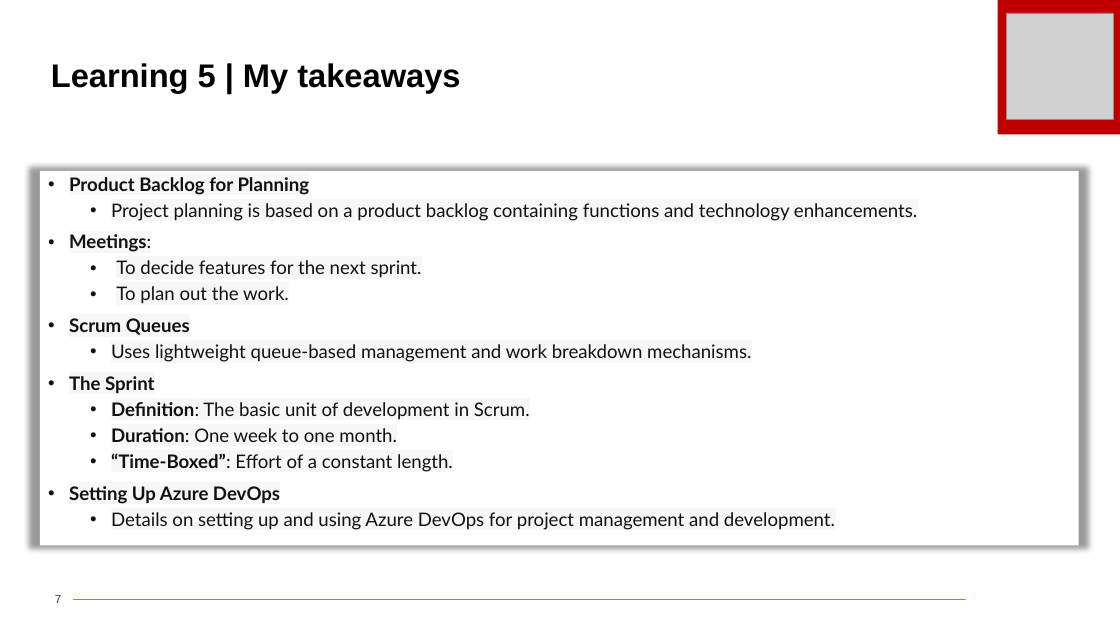
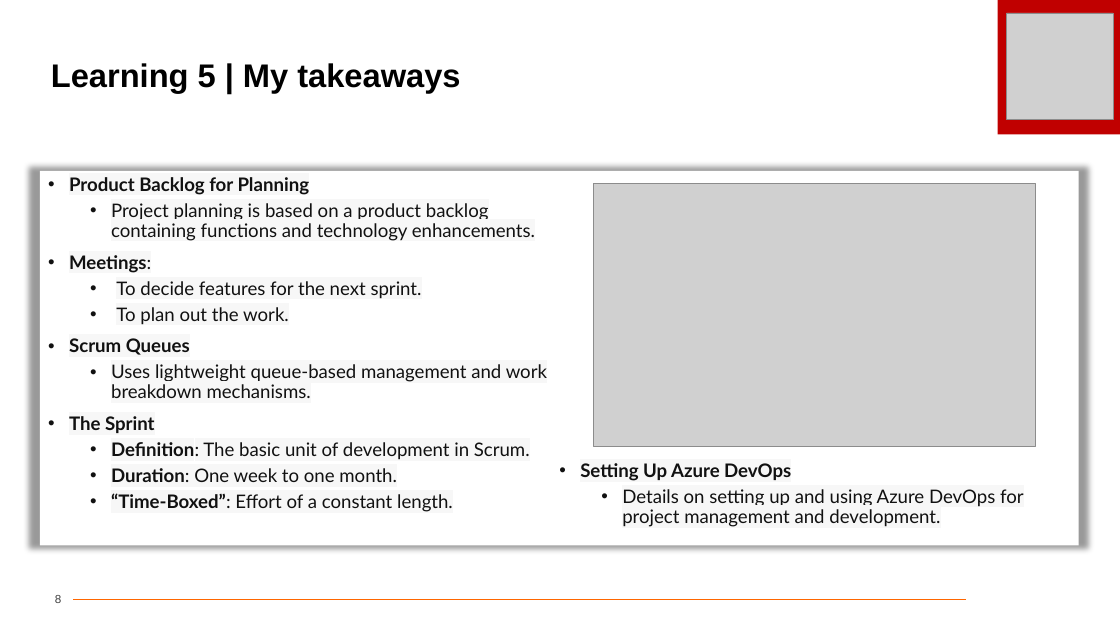
Before and after one commit to Hitesh-2020/Shell-Bootcamp-Journey-PPTs, a slide deck: slide 8 of HITESH TECHNICAL Day 1 Journey Book 2024.pptx (slide 7 before the commit). Drawn at 1120x630 pixels with LibreOffice and Linux fonts; fonts in the diff are those of the drawing; grey boxes stand for pictures; background and template pictures are left out. Boxes give left, top, right and bottom in pixels: in the first picture for what was removed or moved away, otherwise in the second. Text is boxed around its words. In the diff, an @@ line names an element or a change of style, - is before the commit and + after.

```diff
--- a/HITESH TECHNICAL Day 1 Journey Book 2024.pptx
+++ b/HITESH TECHNICAL Day 1 Journey Book 2024.pptx
@@ rectangle "Product Backlog for Planning" at bbox=[39, 171, 1079, 546]: columns 1 to 2 @@
@@ picture added at bbox=[593, 183, 1035, 446] @@
@@ page number at bbox=[55, 595, 61, 603]: text changed @@
-7
+8
```
Also in this commit, not shown: 4 other slides changed, 1 slide added.
